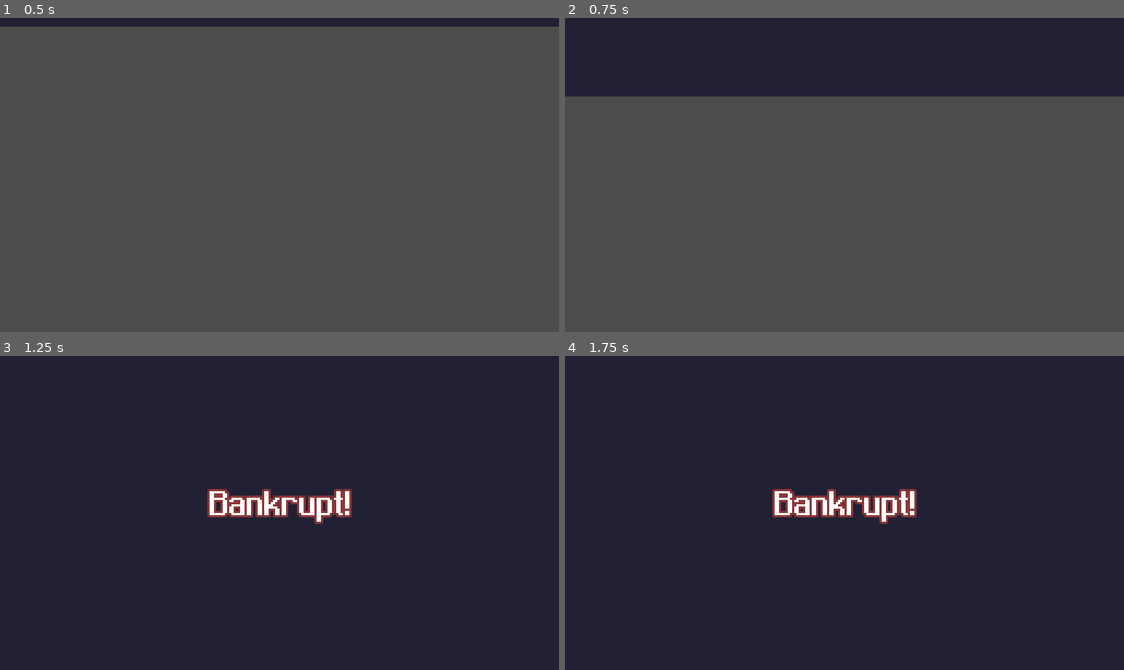
Above: before the commit, frames 1-4 (two rows, left to right).
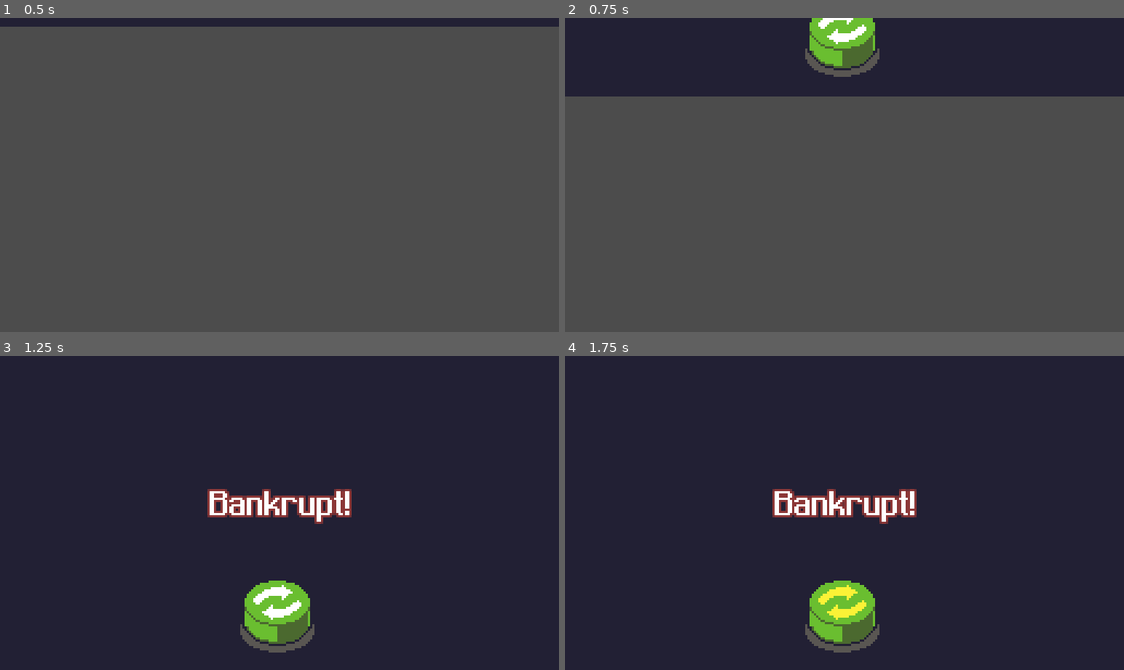
Above: after the commit, the same moments.

Repository: jiink/treasury-trouble
Game: Godot game, scene res://gameover.tscn
The game is run twice, just before and just after one commit, with the same random seed, the same clock (stepped at 60 frames per second) and the same inputs. This scene is started directly instead of the project's main scene.
Inputs (mouse positions are in pixels of both pictures, inside the frame that each line leads up to):
- Up to frame 1 (0.5 s): no input
- Up to frame 2 (0.75 s): move the mouse to (967, 159) at 0.52 s; hold D (right) from 0.53 s (still down); tap Space (a) at 0.6 s
- Up to frame 3 (1.25 s): keep holding D (right)
- Up to frame 4 (1.75 s): release D (right) at 1.25 s; click (844, 610) at 1.27 s

Frame 1 is identical in both runs. In frame 2, 2.0% of the frame differs, in the area x 42-57%, y 0-19%; in frame 3, 2.3%, in the area x 42-57%, y 71-95%; in frame 4, 2.3%.
Error after the commit: Invalid set index 'pow_lvl' (on base: 'null instance') with value of type 'int'. (res://gameover.gd:18)

Commit message:
yrjfyjfyj

Diff:
--- a/gameover.gd
+++ b/gameover.gd
@@ -1,7 +1,40 @@
 extends Node2D
 
 func _ready():
-	pass
+	$ColorRect/reset_button.connect("pressed", self, "on_press")
+	$AnimationPlayer.play("drop_down")
 
 func _on_AnimationPlayer_animation_finished(anim_name):
-	get_tree().paused = true
+	if anim_name == "drop_down":
+		get_tree().paused = true
+	elif anim_name == "drop_up":
+		queue_free()
+
+func on_press():
+	print("resetting...")
+	get_tree().paused = false
+
+	var player = $"../../sort/player"
+	player.pow_lvl = 1
+	player.spd_lvl = 1
+	player.abl_lvl = 1
+	player.update_wepstats()
+	player.alive = true
+
+	var shop = $"../../sort/shopcart"
+	for btn in get_tree().get_nodes_in_group("upgradebuttons"):
+		btn.num_tag.text = str(1)
+
+	var battle = $"../../battle_manager"
+	battle.wave = 1
+	battle.preptime = 15
+	battle.wavetime = 40
+	battle.state = battle.START_PREP
+
+	for guy in get_tree().get_nodes_in_group("foes"):
+		guy.die()
+
+	for pot in get_tree().get_nodes_in_group("goldpots"):
+		pot.money = pot.money_capacity
+
+	#$AnimationPlayer.play("drop_up")
--- a/gameover.tscn
+++ b/gameover.tscn
@@ -1,7 +1,10 @@
-[gd_scene load_steps=4 format=2]
+[gd_scene load_steps=7 format=2]
 
 [ext_resource path="res://gameover.gd" type="Script" id=1]
 [ext_resource path="res://fonts/big.tres" type="DynamicFont" id=2]
+[ext_resource path="res://gameover/reset_button1.png" type="Texture" id=3]
+[ext_resource path="res://gameover/reset_button3.png" type="Texture" id=4]
+[ext_resource path="res://gameover/reset_button2.png" type="Texture" id=5]
 
 [sub_resource type="Animation" id=1]
 resource_name = "drop_down"
@@ -19,12 +22,13 @@
 }
 
 [node name="gameover" type="Node2D"]
+pause_mode = 2
 script = ExtResource( 1 )
 
 [node name="ColorRect" type="ColorRect" parent="."]
 margin_left = -16.0
+margin_top = -145.0
 margin_right = 271.0
-margin_bottom = 145.0
 color = Color( 0.133333, 0.12549, 0.203922, 1 )
 
 [node name="Label" type="Label" parent="ColorRect"]
@@ -37,13 +41,15 @@
 align = 1
 valign = 1
 
-[node name="TextureButton" type="TextureButton" parent="ColorRect"]
-margin_left = 132.0
-margin_top = 84.0
-margin_right = 172.0
-margin_bottom = 124.0
+[node name="reset_button" type="TextureButton" parent="ColorRect"]
+margin_left = 122.0
+margin_top = 95.0
+margin_right = 164.0
+margin_bottom = 137.0
+texture_normal = ExtResource( 3 )
+texture_pressed = ExtResource( 4 )
+texture_hover = ExtResource( 5 )
 
 [node name="AnimationPlayer" type="AnimationPlayer" parent="."]
-autoplay = "drop_down"
 anims/drop_down = SubResource( 1 )
 [connection signal="animation_finished" from="AnimationPlayer" to="." method="_on_AnimationPlayer_animation_finished"]
--- a/hud.tscn
+++ b/hud.tscn
@@ -19,6 +19,7 @@
 color = Color( 1, 1, 1, 0.121569 )
 
 [node name="equipped_wep" type="Label" parent="."]
+visible = false
 margin_left = 188.0
 margin_top = 9.0
 margin_right = 252.0
--- a/room/shop/shopcart.tscn
+++ b/room/shop/shopcart.tscn
@@ -115,7 +115,9 @@
 align = 1
 valign = 1
 
-[node name="upgradebtn" type="TextureButton" parent="buy_menu/VBoxContainer/spd"]
+[node name="upgradebtn" type="TextureButton" parent="buy_menu/VBoxContainer/spd" groups=[
+"upgradebuttons",
+]]
 margin_left = 43.0
 margin_right = 51.0
 margin_bottom = 8.0
@@ -160,7 +162,9 @@
 align = 1
 valign = 1
 
-[node name="upgradebtn" type="TextureButton" parent="buy_menu/VBoxContainer/pow"]
+[node name="upgradebtn" type="TextureButton" parent="buy_menu/VBoxContainer/pow" groups=[
+"upgradebuttons",
+]]
 margin_left = 43.0
 margin_right = 51.0
 margin_bottom = 8.0
@@ -205,7 +209,9 @@
 align = 1
 valign = 1
 
-[node name="upgradebtn" type="TextureButton" parent="buy_menu/VBoxContainer/abl"]
+[node name="upgradebtn" type="TextureButton" parent="buy_menu/VBoxContainer/abl" groups=[
+"upgradebuttons",
+]]
 margin_left = 43.0
 margin_right = 51.0
 margin_bottom = 8.0
